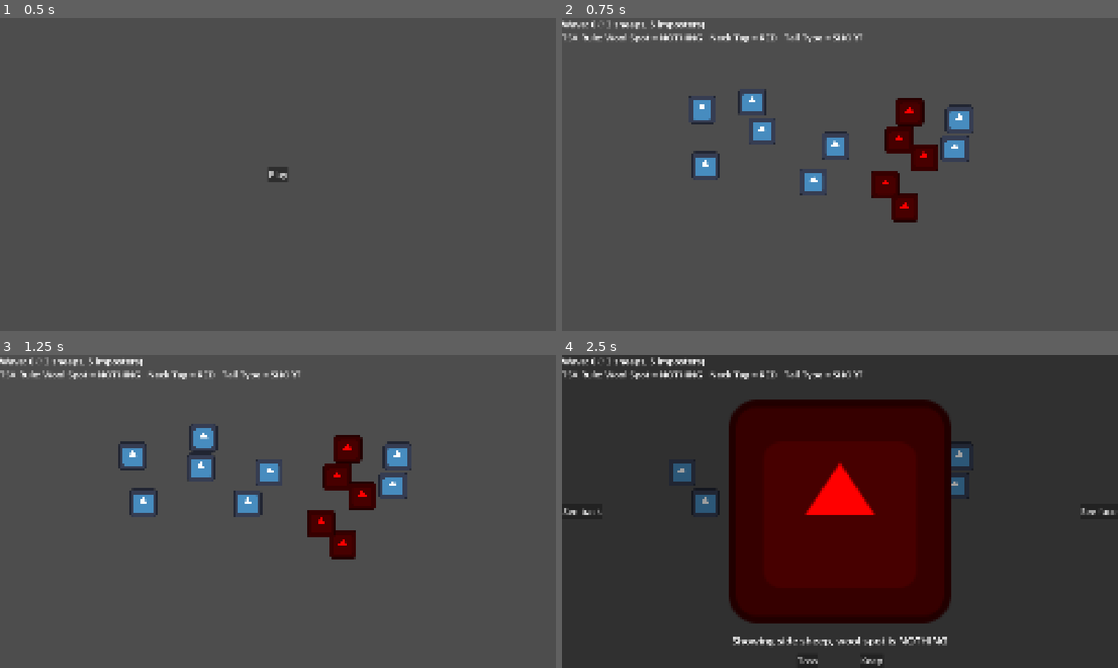
Above: before the commit, frames 1-4 (two rows, left to right).
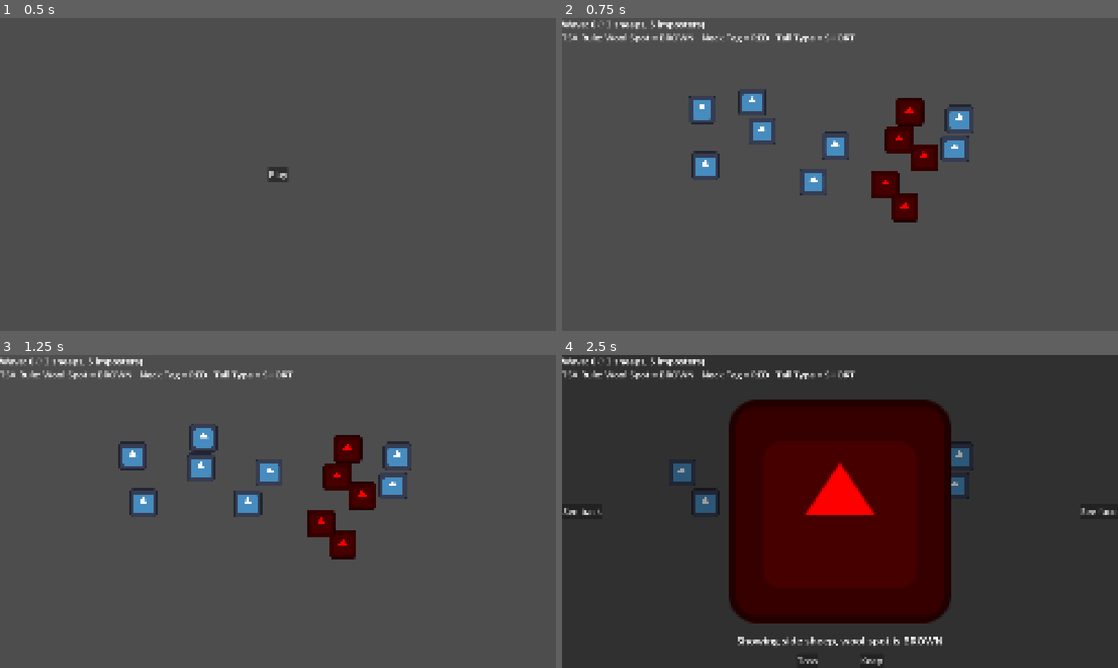
Above: after the commit, the same moments.

Repository: specialOne16/TSA_Comfy-Jam-Spring-2026
Game: Godot game, scene res://main_menu.tscn
Two runs of this game, one before a commit and one after it. Both use one fixed random seed, a clock stepped at 60 frames per second and the inputs below. The engine's default icon, where the game draws it, is replaced by a stand-in: a white triangle on a blue panel in a dark square.
Inputs (mouse positions are in pixels of both pictures, inside the frame that each line leads up to):
- Up to frame 1 (0.5 s): no input
- Up to frame 2 (0.75 s): click "Play" at 0.5 s
- Up to frame 3 (1.25 s): no input
- Up to frame 4 (2.5 s): click (901, 477) at 1.27 s; click (862, 498) at 2.02 s

Frame 1 is identical in both runs. In frame 2, 0.5% of the frame differs, in the area x 18-54%, y 4-8%; in frame 3, 0.5%; in frame 4, 1.2%, in the area x 18-70%, y 4-93%.

Commit message:
remove woolspot white

Diff:
--- a/entity/sheep.gd
+++ b/entity/sheep.gd
@@ -1,7 +1,7 @@
 extends CharacterBody2D
 class_name Sheep
 
-enum WoolSpot { WHITE, BROWN, BLACK, NOTHING }
+enum WoolSpot { BROWN, BLACK, NOTHING }
 enum NeckTag { RED, BLUE, GREEN }
 enum TailType { FAT, LONG, SHORT }
 
